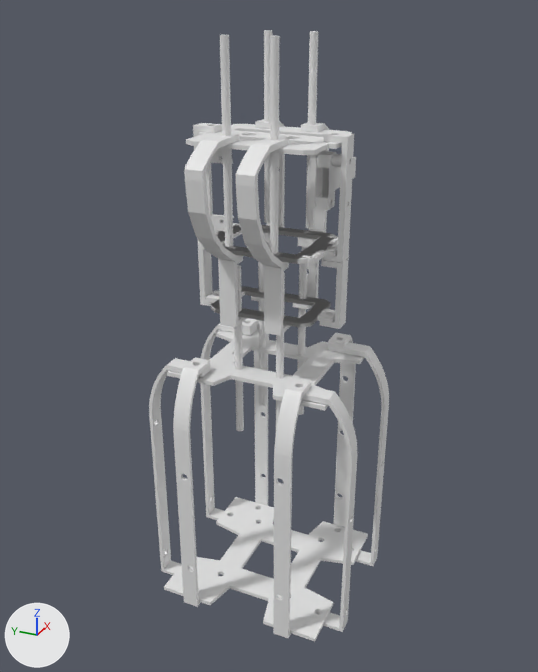
What one commit did to the Blender file sona.blend.
One viewpoint serves both versions: a camera (50 mm lens) standing at (-30.1, -13.4, 10.2) and looking at (-0.1, 0.1, -4.8). Lighting does not change. The marker at lower left points along +X, +Y and +Z.

Names of what the first picture shows: 'Body plate bottom', 'Body plate top', 'Body stud front', 'Body stud lateral', 'Head RGB lead support', 'Head plate bottom', 'Head plate middle', 'Head plate top OLD', 'Head rgb support bracket', 'Head rgb support separator', 'Head screw hole bottom', 'Head screw hole top', 'Head servo support', 'Head stud back bottom', 'Head stud back top', 'Head stud front bottom', 'Head stud front top', 'Head stud lateral bottom', 'Head stud lateral top'.
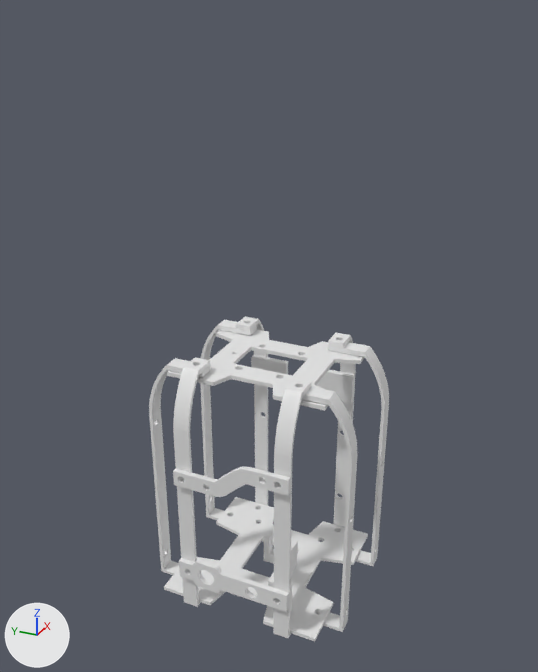
Commit message: amplifier support

ob_human_detector_fitting is not drawn itself; it is used by a modifier of ob_cube.
ob_sound_amplifier_electric_plug is not drawn itself; it is used by a modifier of ob_body_connector_back_bottom.

What differs and where, as boxes (x1, y1, x2, y2) in the pictures (538 x 672 px):
'Head stud back top', hidden
    before: (184, 133, 289, 268)
'Head screw hole top', hidden
    before: (220, 30, 318, 254)
'Head stud back bottom', hidden
    before: (218, 256, 291, 336)
'Head screw hole bottom', hidden
    before: (234, 261, 307, 431)
'Body connector back bottom', shown, added
    after: (179, 558, 289, 612)
'Head plate top OLD', hidden
    before: (186, 124, 352, 155)
'Body connector back top', shown
    after: (173, 466, 291, 497)
'Head stud lateral top', hidden
    before: (193, 123, 354, 263)
'Head plate middle', hidden
    before: (198, 223, 338, 264)
'Head plate bottom', hidden
    before: (206, 286, 335, 328)
'Head stud lateral bottom', hidden
    before: (198, 247, 349, 329)
'Cube', added
    after: (251, 355, 355, 403)
'Head stud front top', hidden
    before: (255, 119, 329, 244)
'Head RGB lead support', hidden
    before: (315, 151, 356, 211)
'Head stud front bottom', hidden
    before: (251, 237, 319, 309)
'Head servo support', hidden
    before: (198, 137, 234, 235)
'Sound amplifier electric plug support', added
    after: (264, 532, 298, 613)
'Head rgb support bracket', hidden
    before: (310, 151, 323, 209)
'Head rgb support separator', hidden
    before: (331, 154, 341, 167)

Patch to the scene script:
```diff
--- a/sona.blend.py
+++ b/sona.blend.py
@@ me_cube_039 @@
 me_cube_039.from_pydata(...)  # 24 vertices, 22 faces; spans x 2.06..8.01, y -4.19..-2.93, z -6.08..-5.82
 # used by ob_body_connector_back_bottom; location = (1.3, -5.04, -12.85); rotation_euler = (1.571, 0.0, 1.571), in degrees (90, 0, 90)
+# me_cube_039 part 1: the whole mesh is scaled about its middle by (1, 1.24, 1)
@@ ob_head_plate_bottom @@
 _m = ob_head_plate_bottom.modifiers.new('Mirror', 'MIRROR')
 _m.use_clip = True
+ob_head_plate_bottom.hide_set(True)  # its collection is switched off
@@ ob_head_plate_middle @@
 _m = ob_head_plate_middle.modifiers.new('Mirror', 'MIRROR')
 _m.use_clip = True
+ob_head_plate_middle.hide_set(True)  # its collection is switched off
@@ ob_head_screw_hole_bottom @@
 _m = ob_head_screw_hole_bottom.modifiers.new('Mirror', 'MIRROR')
 _m.use_axis = (True, True, False)
+ob_head_screw_hole_bottom.hide_set(True)  # its collection is switched off
@@ ob_head_screw_hole_top @@
 _m = ob_head_screw_hole_top.modifiers.new('Mirror', 'MIRROR')
 _m.use_axis = (True, True, False)
+ob_head_screw_hole_top.hide_set(True)  # its collection is switched off
@@ ob_head_servo_support @@
 _m = ob_head_servo_support.modifiers.new('Boolean', 'BOOLEAN')
 _m.object = ob_antenna_servo_screw_opening_up
+ob_head_servo_support.hide_set(True)  # its collection is switched off
@@ ob_head_stud_back_bottom @@
 _m = ob_head_stud_back_bottom.modifiers.new('Boolean', 'BOOLEAN')
 _m.object = ob_head_screw_hole_middle
+ob_head_stud_back_bottom.hide_set(True)  # its collection is switched off
@@ ob_head_stud_back_top @@
 _m = ob_head_stud_back_top.modifiers.new('Boolean.001', 'BOOLEAN')
 _m.object = ob_head_screw_hole_middle
+ob_head_stud_back_top.hide_set(True)  # its collection is switched off
@@ ob_head_stud_front_bottom @@
 _m = ob_head_stud_front_bottom.modifiers.new('Boolean', 'BOOLEAN')
 _m.object = ob_head_screw_hole_middle
+ob_head_stud_front_bottom.hide_set(True)  # its collection is switched off
@@ ob_head_stud_front_top @@
 _m = ob_head_stud_front_top.modifiers.new('Boolean.003', 'BOOLEAN')
 _m.object = ob_head_screw_hole_middle
+ob_head_stud_front_top.hide_set(True)  # its collection is switched off
@@ ob_head_stud_lateral_bottom @@
 _m = ob_head_stud_lateral_bottom.modifiers.new('Mirror', 'MIRROR')
 _m.use_clip = True
+ob_head_stud_lateral_bottom.hide_set(True)  # its collection is switched off
@@ ob_head_stud_lateral_top @@
 _m = ob_head_stud_lateral_top.modifiers.new('Boolean.002', 'BOOLEAN')
 _m.object = ob_head_rgb_support_hole_top
+ob_head_stud_lateral_top.hide_set(True)  # its collection is switched off
@@ ob_head_plate_top_old_1 @@
 _m = ob_head_plate_top_old_1.modifiers.new('Boolean.004', 'BOOLEAN')
 _m.object = ob_head_servo_support
+ob_head_plate_top_old_1.hide_set(True)  # its collection is switched off
@@ ob_head_rgb_lead_support @@
 _m = ob_head_rgb_lead_support.modifiers.new('Boolean.002', 'BOOLEAN')
 _m.object = ob_head_rgb_support_hole_top
+ob_head_rgb_lead_support.hide_set(True)  # its collection is switched off
@@ ob_head_rgb_support_bracket @@
 _m = ob_head_rgb_support_bracket.modifiers.new('Boolean.001', 'BOOLEAN')
 _m.object = ob_head_rgb_support_hole_top
+ob_head_rgb_support_bracket.hide_set(True)  # its collection is switched off
@@ ob_head_rgb_support_separator @@
 _m = ob_head_rgb_support_separator.modifiers.new('Boolean', 'BOOLEAN')
 _m.object = ob_head_rgb_support_hole_top
+ob_head_rgb_support_separator.hide_set(True)  # its collection is switched off
@@ ob_body_connector_back_top @@
 _m = ob_body_connector_back_top.modifiers.new('Boolean.003', 'BOOLEAN')
 _m.object = ob_bluetooth_receiver_hole_corner
-ob_body_connector_back_top.hide_set(True)
@@ ob_body_connector_back_bottom @@
 _m = ob_body_connector_back_bottom.modifiers.new('Boolean.001', 'BOOLEAN')
 _m.object = ob_sound_amplifier
-ob_body_connector_back_bottom.hide_set(True)
+_m = ob_body_connector_back_bottom.modifiers.new('Boolean.002', 'BOOLEAN')
+_m.object = ob_sound_amplifier_electric_plug
@@ ob_sound_amplifier_electric_plug @@
+ob_sound_amplifier_electric_plug = bpy.data.objects.new('Sound amplifier electric plug', me_cube_061)  # 144 vertices, 80 faces; spans x -1.73..4.71, y -1.0..1.0, z -1.0..1.08
+ob_sound_amplifier_electric_plug.location = (-2.034, -1.096, -16.42)
+ob_sound_amplifier_electric_plug.rotation_euler = (0.0, 0.0, 3.142)  # degrees (0, 0, 180)
+ob_sound_amplifier_electric_plug.scale = (0.585, 0.698, 0.583)
@@ ob_human_detector_fitting @@
+ob_human_detector_fitting = bpy.data.objects.new('Human detector fitting', me_cube_026.copy())  # the mesh of ob_human_detector
+ob_human_detector_fitting.location = (3.938, -0.0123, -8.701)
+ob_human_detector_fitting.scale = (0.738, 0.896, 0.896)
@@ ob_sound_amplifier_electric_plug_support @@
+ob_sound_amplifier_electric_plug_support = bpy.data.objects.new('Sound amplifier electric plug support', me_cube_063)  # 48 vertices, 46 faces; spans x -1.0..28.1, y -1.0..1.8, z -1.0..0.6; modifiers BOOLEAN
+ob_sound_amplifier_electric_plug_support.location = (-4.22, -1.99, -16.42)
+ob_sound_amplifier_electric_plug_support.scale = (0.114, 1.0, 1.0)
@@ ob_cube @@
+ob_cube = bpy.data.objects.new('Cube', me_cube_059)  # 24 vertices, 22 faces; spans x -1.0..1.0, y -1.0..1.0, z -1.22..0.37; modifiers BOOLEAN
+ob_cube.location = (4.17, 0.0, -8.68)
+ob_cube.scale = (0.167, 2.99, 1.0)
```
